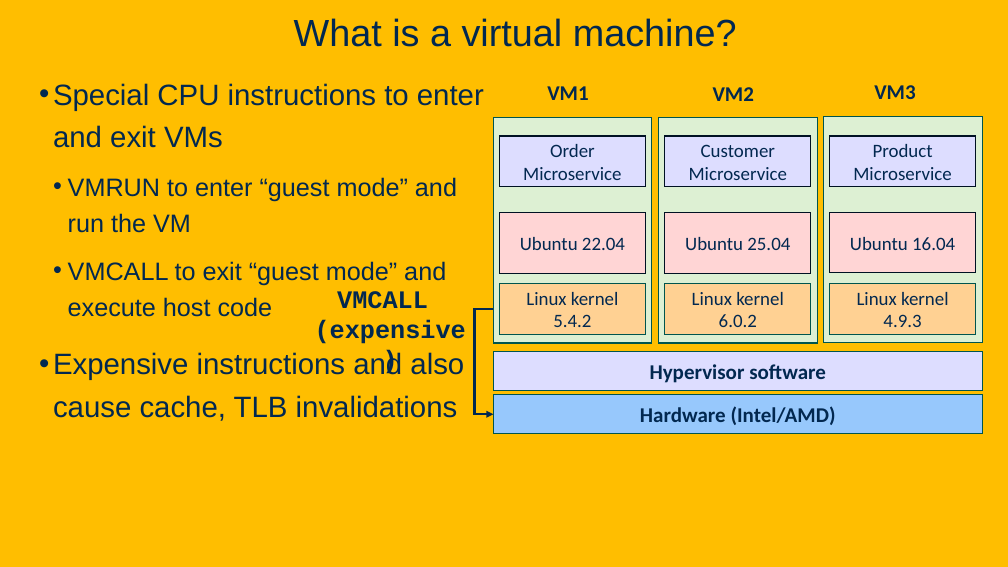
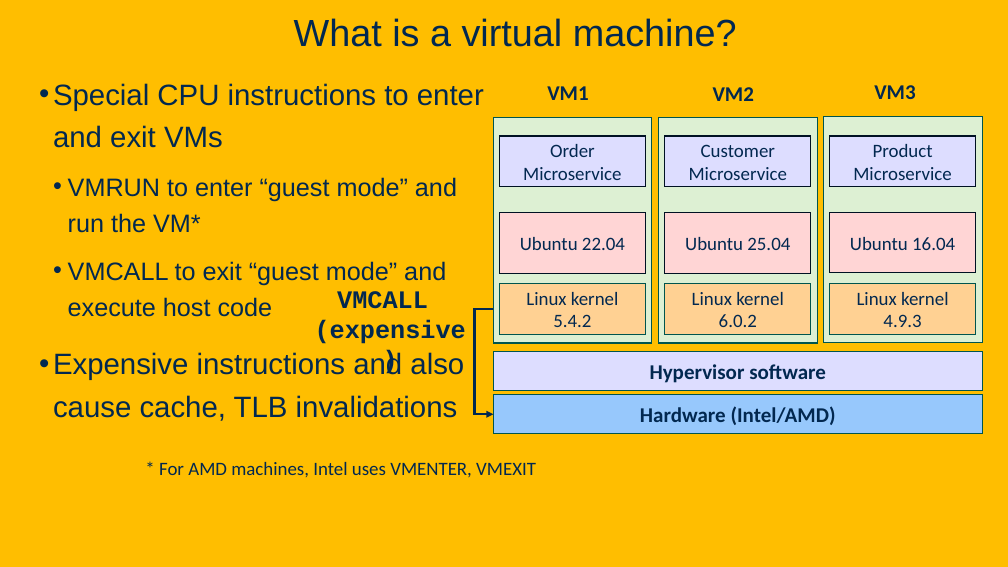
Before and after one commit to davsec-teaching/W26_ECS_160, a slide deck: slide 10 of slides/Kubernetes.pptx. Drawn at 1008x567 pixels with LibreOffice and Linux fonts; fonts in the diff are those of the drawing; background and template pictures are left out. Boxes give left, top, right and bottom in pixels: in the first picture for what was removed or moved away, otherwise in the second. Text is boxed around its words. In the diff, an @@ line names an element or a change of style, - is before the commit and + after.

```diff
--- a/slides/Kubernetes.pptx
+++ b/slides/Kubernetes.pptx
@@ text at [68, 177, 457, 233]: text changed @@
-  • VMRUN to enter “guest mode” and run the VM
+  • VMRUN to enter “guest mode” and run the VM*
@@ text added at [159, 462, 536, 477], 18 pt, text #022850 @@
+* For AMD machines, Intel uses VMENTER, VMEXIT
```
Also in this commit, not shown: 16 other slides changed, 7 slides added, 1 slide removed, 1 other file.
